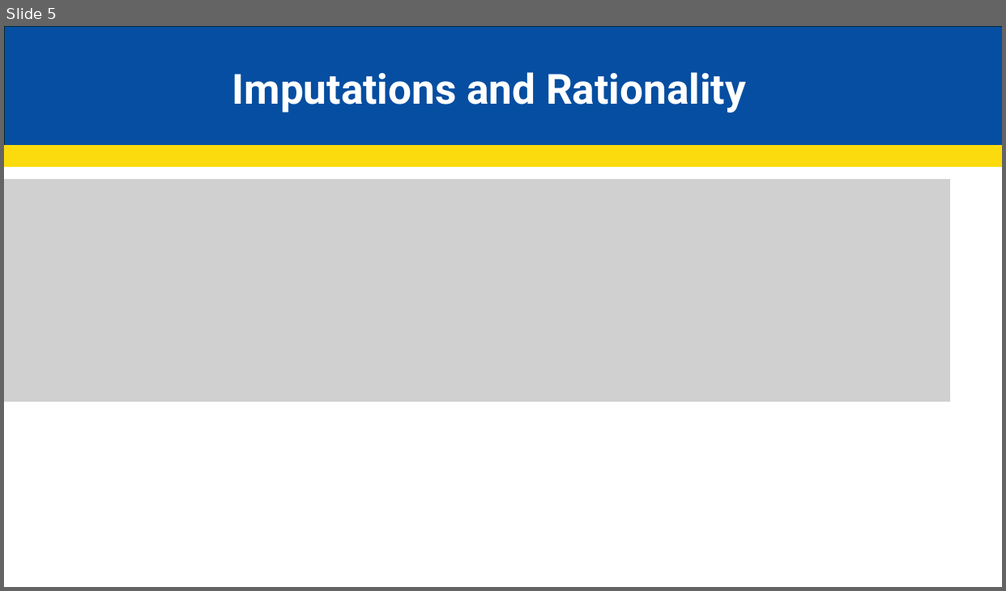
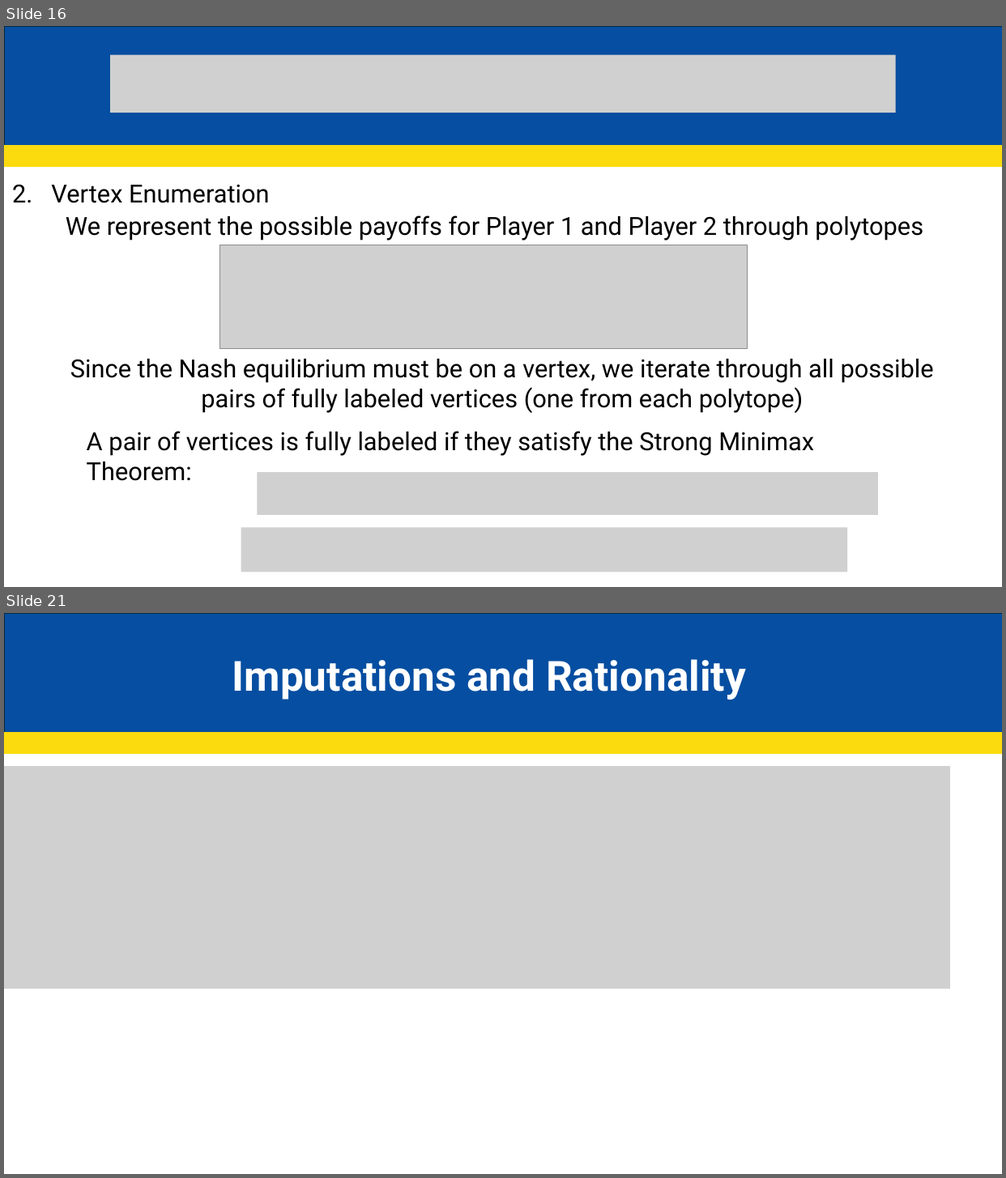
Before and after one commit to JakeCisc210/Candidacy, a slide deck: Reading Course/Presentations/Control Theory Part 1.pptx. Shown one above the other, each under a label of ours: slide 5 before the commit, slides 16 and 21 after it; the slides between them are not shown. The pictures are 1006x591 and 1006x1178 pixels, drawn with LibreOffice and Linux fonts; fonts in the diff are those of the drawing; grey boxes stand for pictures. Boxes give left, top, right and bottom in pixels: in the first picture for what was removed or moved away, otherwise in the second. Text is boxed around its words. In the diff, an @@ line names an element or a change of style, - is before the commit and + after.

```diff
--- a/Reading Course/Presentations/Control Theory Part 1.pptx
+++ b/Reading Course/Presentations/Control Theory Part 1.pptx
@@ slide 16 added at <box>4,26,1002,587</box>, background #FFFFFF @@
@@ rectangle added at <box>5,26,1002,146</box>, fill #064EA1, outline #092A39 1.5 pt @@
@@ picture added at <box>110,54,896,112</box> @@
@@ rectangle added at <box>4,146,1002,166</box>, fill #FBDB0E, outline #FBDB0E 1.5 pt @@
@@ text added at <box>12,184,269,203</box>, 24 pt, text #000000 @@
+  2. Vertex Enumeration
@@ text added at <box>66,216,923,241</box>, 24 pt, text #000000 @@
+  We represent the possible payoffs for Player 1 and Player 2 through polytopes
@@ picture added at <box>219,246,748,349</box> @@
@@ text added at <box>70,359,934,413</box>, 24 pt, text #000000 @@
+  Since the Nash equilibrium must be on a vertex, we iterate through all possible pairs of fully labeled vertices (one from each polytope)
@@ text added at <box>87,431,814,456</box>, 24 pt, text #000000 @@
+  A pair of vertices is fully labeled if they satisfy the Strong Minimax Theorem:
@@ picture added at <box>257,472,879,515</box> @@
@@ picture added at <box>241,527,848,573</box> @@
@@ what was slide 5 is now slide 21 @@
```
Also in this commit, not shown: 2 slides changed, 17 other slides added, 2 slides removed.
